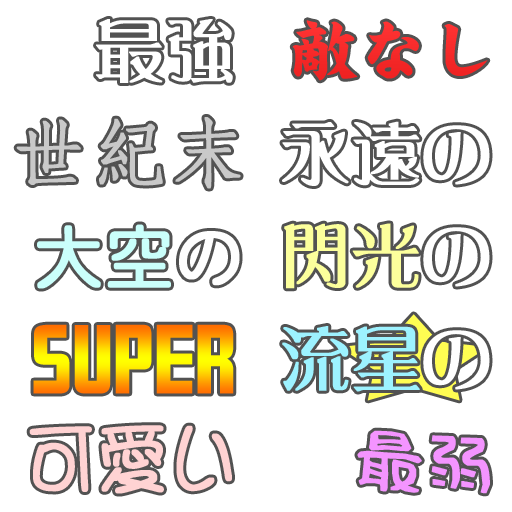
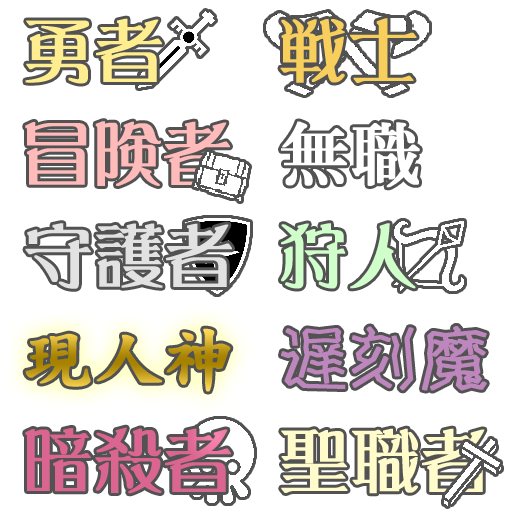
Comparing the layer stacks of the two 512x512 images. Changes:
showed group "後半その１ のコピー" (17 layers) over bbox(25, 11, 501, 506)
added layer "レイヤー 4" in group "後半その１ のコピー" over bbox(444, 439, 501, 506)
added layer "レイヤー 5" in group "後半その１ のコピー" over bbox(186, 419, 254, 503)
added layer "レイヤー 3" in group "後半その１ のコピー" over bbox(194, 152, 249, 201)
added layer "レイヤー 6" in group "後半その１ のコピー" over bbox(394, 221, 464, 291)
added layer "レイヤー 7" in group "後半その１ のコピー" over bbox(185, 218, 250, 294)
hid group "前半その2 よせ" (11 layers) over bbox(16, 19, 490, 494)
